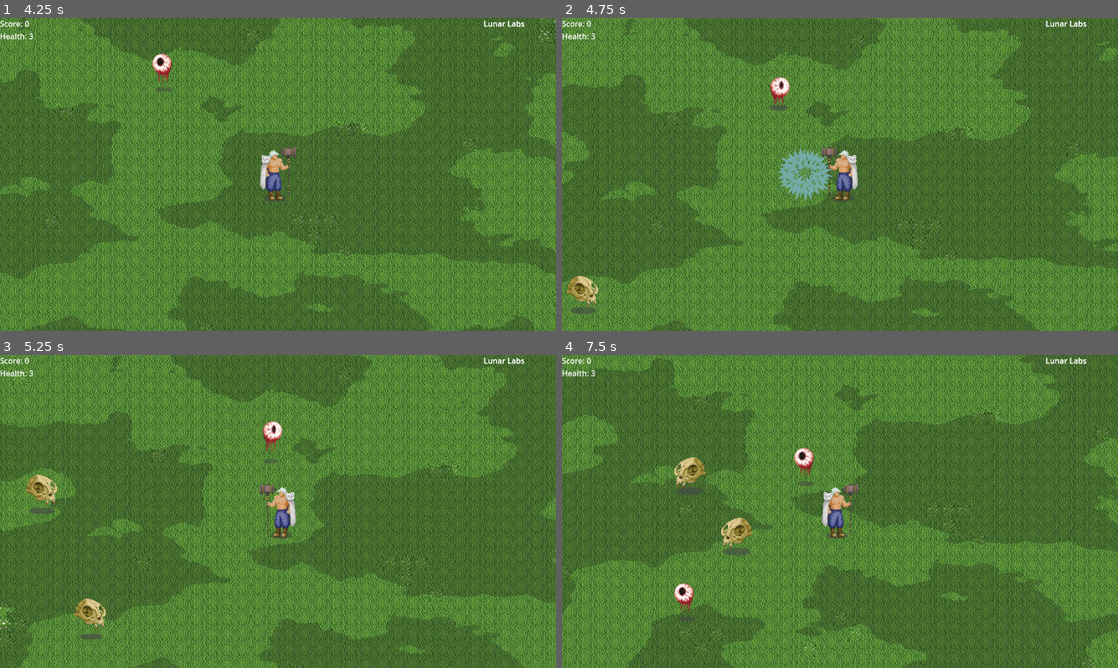
Above: before the commit, frames 1-4 (two rows, left to right).
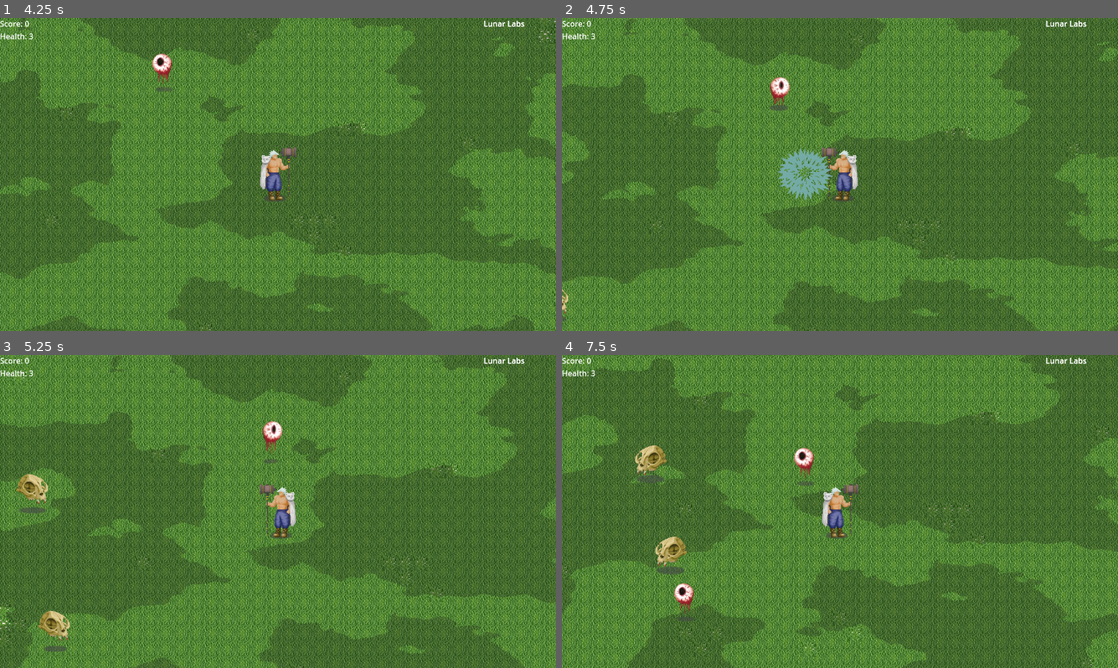
Above: after the commit, the same moments.

Repository: chii-vu/Grimlite
Game: Godot game, scene res://StartMenu.tscn
The game is run twice, just before and just after one commit, with the same random seed, the same clock (stepped at 60 frames per second) and the same inputs.
Inputs:
- Up to frame 1 (4.25 s): click "Start" at 0.5 s; tap Enter at 1.25 s; hold Right (ui_right) 1.28-2.03 s; hold Space (Shoot) 1.28-2.03 s; hold Down (ui_down) 2.03-2.78 s; tap Space (Shoot) at 2.1, 3.6 s; hold Right (ui_right) 2.78-3.53 s; hold Space (Shoot) 2.78-3.53 s; hold Up (ui_up) from 3.53 s (still down)
- Up to frame 2 (4.75 s): release Up (ui_up) at 4.28 s; hold Left (ui_left) from 4.28 s (still down); hold Space (Shoot) from 4.28 s (still down)
- Up to frame 3 (5.25 s): keep holding Left (ui_left); release Space (Shoot) at 5.03 s; tap Space (Shoot) at 5.1 s
- Up to frame 4 (7.5 s): release Left (ui_left) at 5.78 s; hold Down (ui_down) 5.78-6.53 s; hold Space (Shoot) 5.78-6.53 s; hold Right (ui_right) 6.53-7.28 s; tap Space (Shoot) at 6.6 s; hold Up (ui_up) from 7.28 s (still down); hold Space (Shoot) from 7.28 s (still down)

Frame 1 is identical in both runs. In frame 2, 0.5% of the frame differs, in the area x 0-7%, y 82-98%; in frame 3, 1.3%; in frame 4, 1.7%, in the area x 13-35%, y 28-71%.

Commit message:
edit speed to slightly slower than eyeball

Diff:
--- a/mvc/model/enemy/cat.tscn
+++ b/mvc/model/enemy/cat.tscn
@@ -180,6 +180,7 @@
 collision_priority = 9.0
 motion_mode = 1
 script = ExtResource("1_el6al")
+speed = 70.0
 
 [node name="CollisionShape2D" type="CollisionShape2D" parent="."]
 position = Vector2(-5, -6)
Not shown: 1 places in mvc/model/enemy/cat.tscn that only renumber resources
